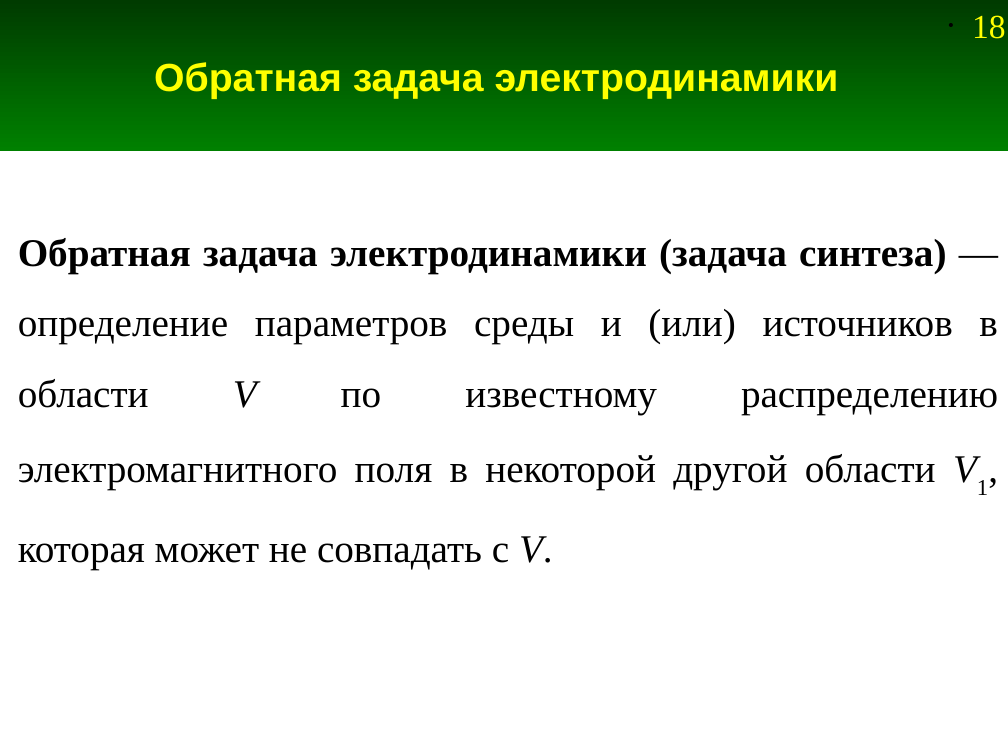
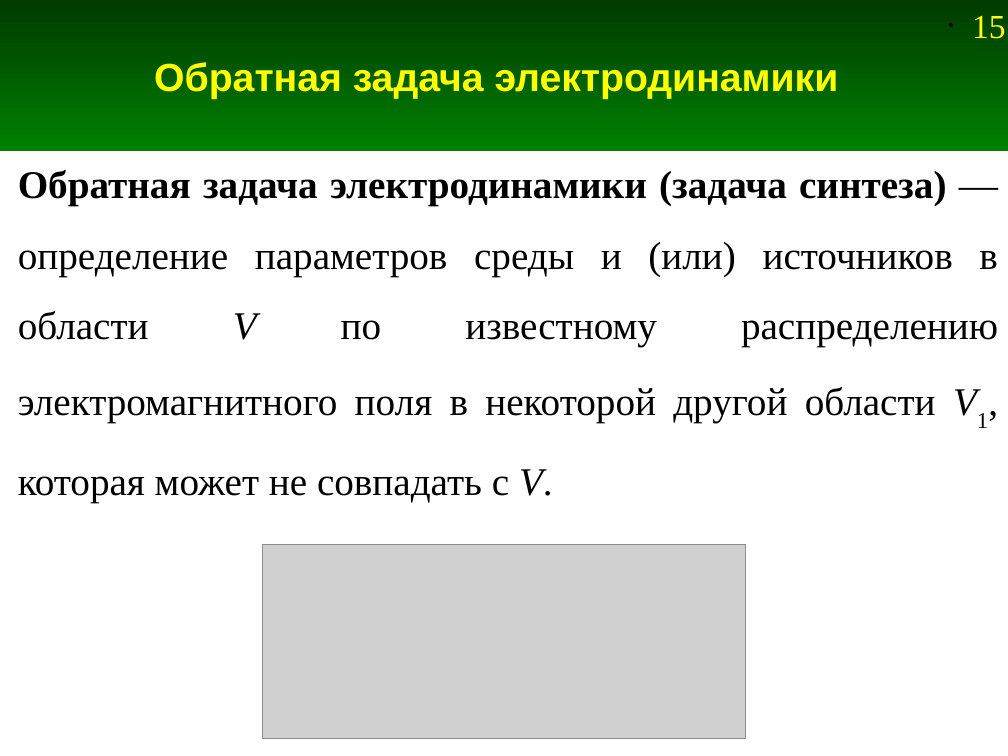
Before and after one commit to andris0147sv/modelling, a slide deck: slide 15 of presentations/1. Problem Statement.odp (slide 18 before the commit). Drawn at 1008x756 pixels with LibreOffice and Linux fonts; fonts in the diff are those of the drawing; grey boxes stand for pictures. Boxes give left, top, right and bottom in pixels: in the first picture for what was removed or moved away, otherwise in the second. Text is boxed around its words. In the diff, an @@ line names an element or a change of style, - is before the commit and + after.

```diff
--- a/presentations/1. Problem Statement.odp
+++ b/presentations/1. Problem Statement.odp
@@ page number at <box>972,16,1006,39</box>: text changed @@
-• 18
+• 15
@@ text "Обратная задача электродинамики (задача синтеза) ...": place and size @@
-text "Обратная задача электродинамики (задача синтеза) ..." at <box>18,238,998,570</box>
+text "Обратная задача электродинамики (задача синтеза) ..." at <box>18,170,998,502</box>
@@ picture added at <box>262,544,745,739</box> @@
```
Also in this commit, not shown: 4 other slides changed, 3 slides added, 1 other file.
